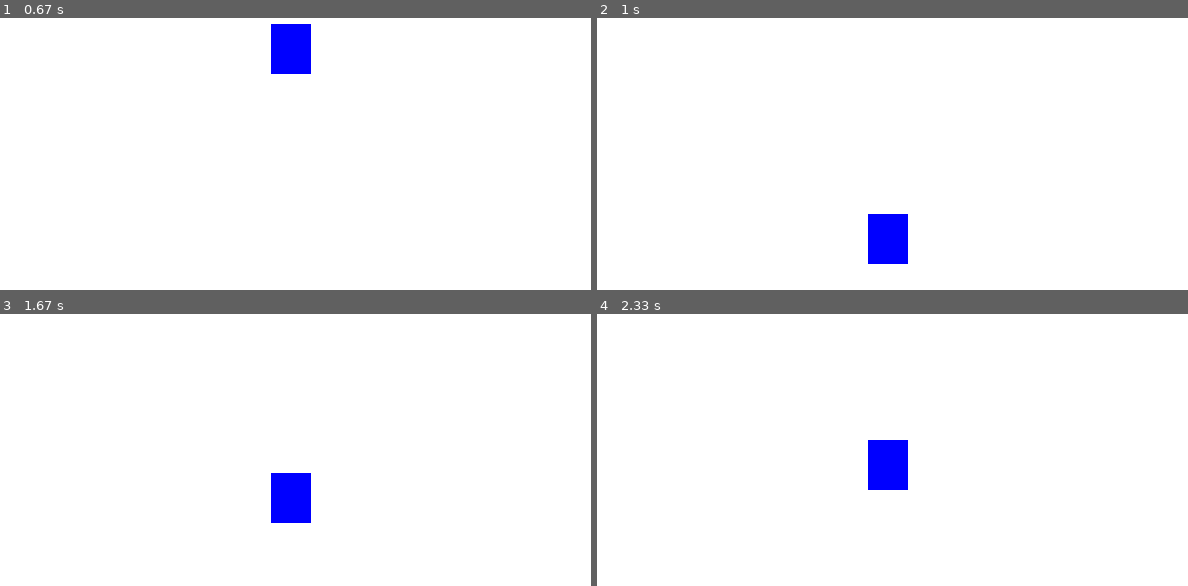
Above: before the commit, frames 1-4 (two rows, left to right).
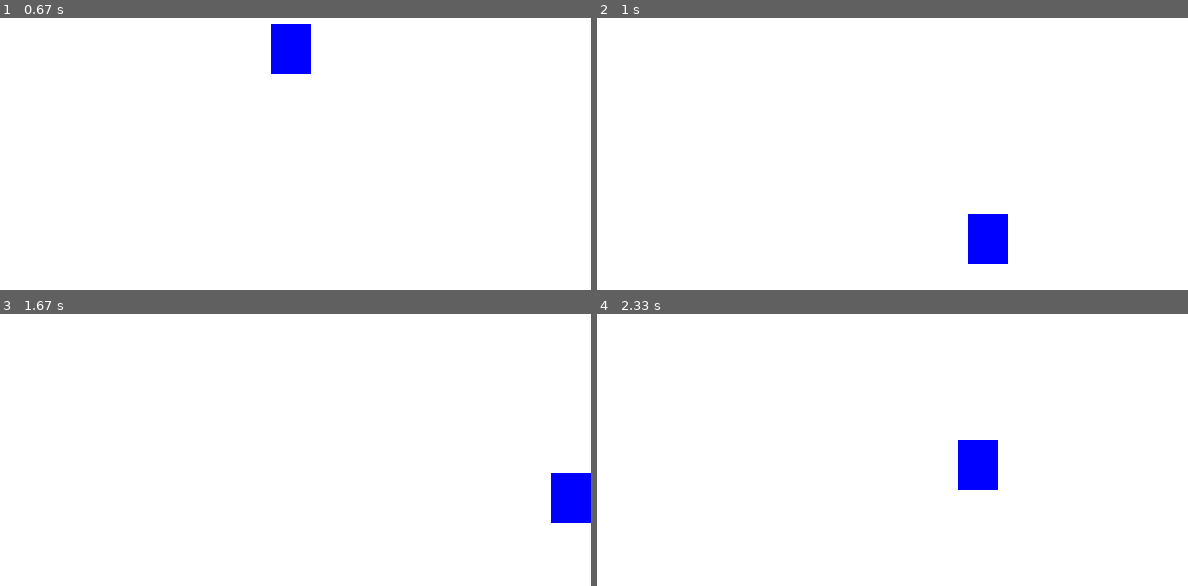
Above: after the commit, the same moments.

Repository: Eduards1118/PyGame
Game: pygame game, started from virsmaKustiba.py
The game is run twice, just before and just after one commit, with the same random seed, the same clock (stepped at 60 frames per second) and the same inputs.
Inputs:
- Up to frame 1 (0.67 s): tap Space at 0.33 s
- Up to frame 2 (1 s): hold Right from 0.67 s (still down); tap Space at 0.73 s
- Up to frame 3 (1.67 s): tap Space at 1.03, 1.23, 1.53 s; release Right at 1.13 s; hold Right 1.17-1.63 s
- Up to frame 4 (2.33 s): hold Left 1.67-2.2 s; tap Space at 1.73, 2.03, 2.3 s; hold Left from 2.23 s (still down)

Frame 1 is identical in both runs. In frame 2, 2.5% of the frame differs, in the area x 45-70%, y 72-91%; in frame 3, 2.5%; in frame 4, 2.5%.

Commit message:
izmainiju

Diff:
--- a/klaseRect.py
+++ b/klaseRect.py
@@ -23,7 +23,7 @@
 print(rect1)
 rect1.move_ip(20,20)
 print(rect1)
-rect1.union()
+
 
 sc.fill(WHITE)
 sc.blit(hero,rect)
--- a/virsmaKustiba.py
+++ b/virsmaKustiba.py
@@ -3,40 +3,47 @@
 
 W = 600
 H = 400
-sc = pygame.display.set_mode((600,400), pygame.DOUBLEBUF)
+sc = pygame.display.set_mode((W, H), pygame.DOUBLEBUF)
 pygame.display.set_caption("Rect klase")
-pygame.display.set_icon(pygame.image.load("chile.png"))
-WHITE = (255,255,255)
-BLUE = (0,0,255)
-RED = (255,0,0)
-GREEN = (0,255,0)
-BLACK = (0,0,0)
-ground = H-70
+
+WHITE = (255, 255, 255)
+BLUE = (0, 0, 255)
+
+ground = H - 70
 jump_force = 20
 move = jump_force + 1
 
-hero = pygame.Surface((40,50))
+speed_x = 0
+
+hero = pygame.Surface((40, 50))
 hero.fill(BLUE)
-rect = hero.get_rect(centerx = W//2)
+
+rect = hero.get_rect(centerx=W // 2)
 rect.bottom = ground
-
-
-
-sc.fill(WHITE)
-sc.blit(hero,rect)
-pygame.display.update()
-
 
 clock = pygame.time.Clock()
 FPS = 60
+
 flRunning = True
+
 while flRunning:
     for event in pygame.event.get():
         if event.type == pygame.QUIT:
-            exit()
+            flRunning = False
+
         elif event.type == pygame.KEYDOWN:
-            if event.key == pygame.K_SPACE and ground == rect.bottom:
+            if event.key == pygame.K_SPACE and rect.bottom == ground:
                 move = -jump_force
+
+            if event.key == pygame.K_LEFT:
+                speed_x = -5
+            if event.key == pygame.K_RIGHT:
+                speed_x = 5
+
+        elif event.type == pygame.KEYUP:
+            if event.key in (pygame.K_LEFT, pygame.K_RIGHT):
+                speed_x = 0
+
 
     if move <= jump_force:
         if rect.bottom + move < ground:
@@ -47,8 +54,20 @@
             rect.bottom = ground
             move = jump_force + 1
 
+
+    rect.x += speed_x
+
+
+    if rect.right < 0:
+        rect.left = W
+    elif rect.left > W:
+        rect.right = 0
+
+
     sc.fill(WHITE)
     sc.blit(hero, rect)
+
     pygame.display.update()
+    clock.tick(FPS)
 
-    clock.tick(FPS)
+pygame.quit()
